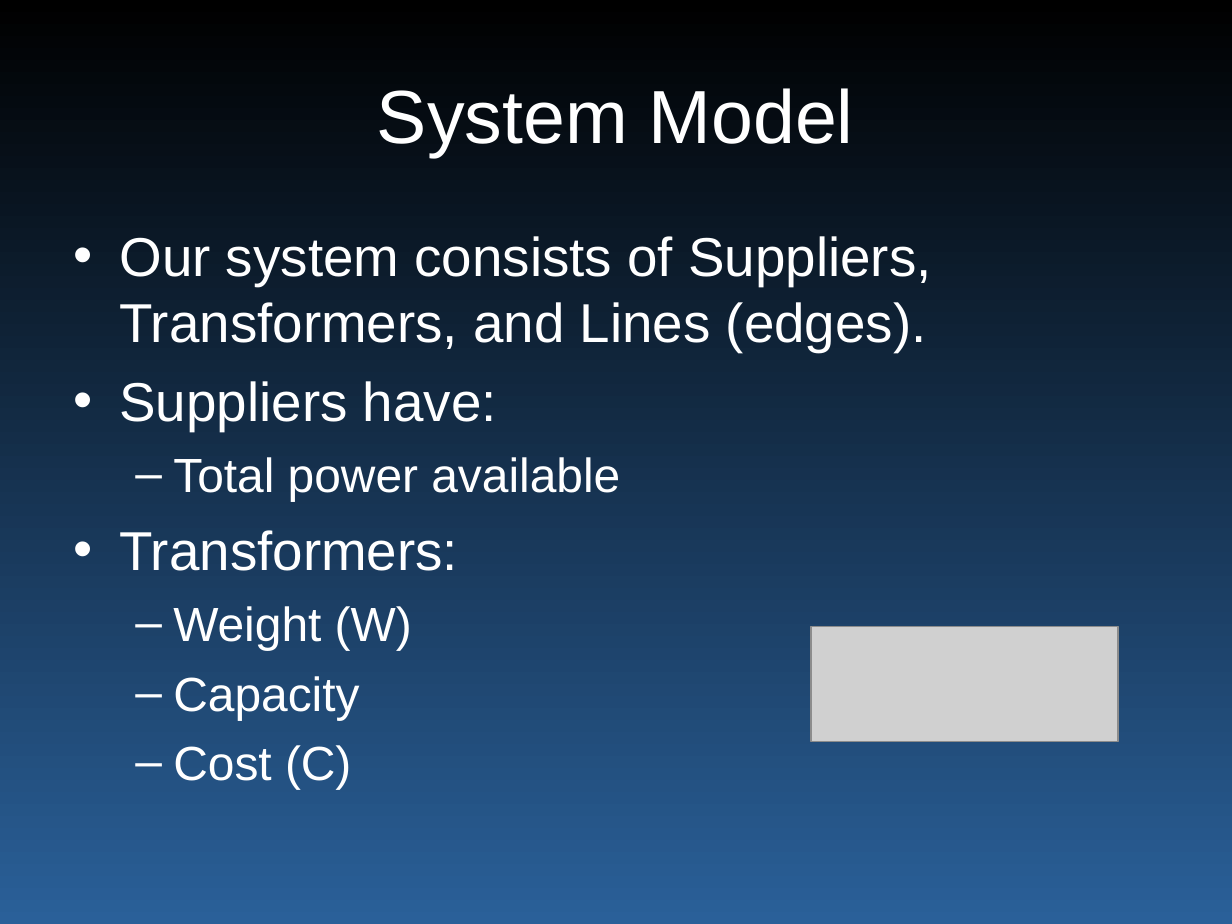
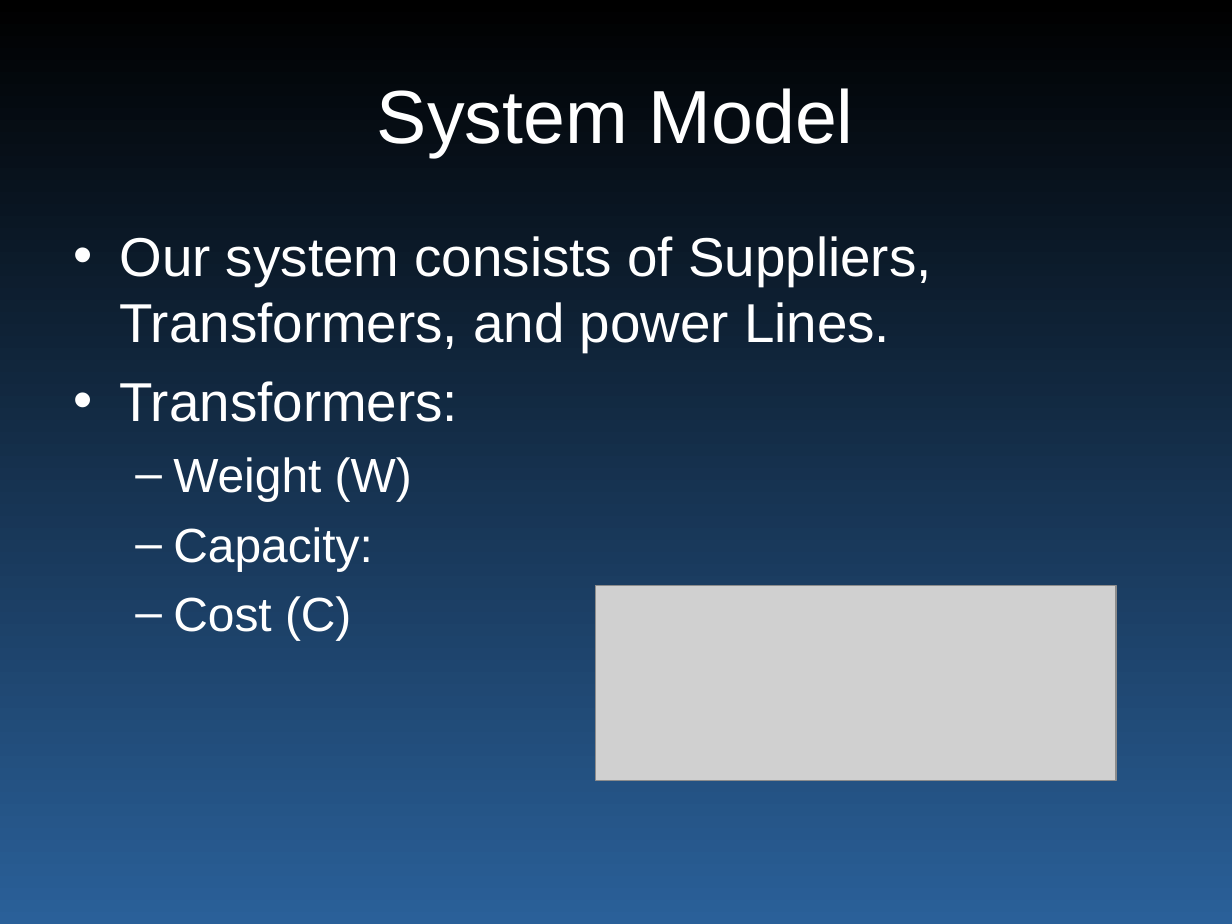
Before and after one commit to wyatt8740/CS460_Capstone, a slide deck: slide 24 of smartgrid_465.ppt (slide 17 before the commit). Drawn at 1232x924 pixels with LibreOffice and Linux fonts; fonts in the diff are those of the drawing; grey boxes stand for pictures. Boxes give left, top, right and bottom in pixels: in the first picture for what was removed or moved away, otherwise in the second. Text is boxed around its words. In the diff, an @@ line names an element or a change of style, - is before the commit and + after.

```diff
--- a/smartgrid_465.ppt
+++ b/smartgrid_465.ppt
@@ text at [119,236,931,352]: text changed @@
-• Our system consists of Suppliers, Transformers, and Lines (edges).
-• Suppliers have:
-  – Total power available
+• Our system consists of Suppliers, Transformers, and power Lines.
@@ text at [173,527,372,571]: text changed @@
-  – Capacity
+  – Capacity:
@@ picture: place and size @@
-picture at [811,626,1117,740]
+picture at [595,585,1116,780]
```
Also in this commit, not shown: 8 other slides changed, 7 slides added.
